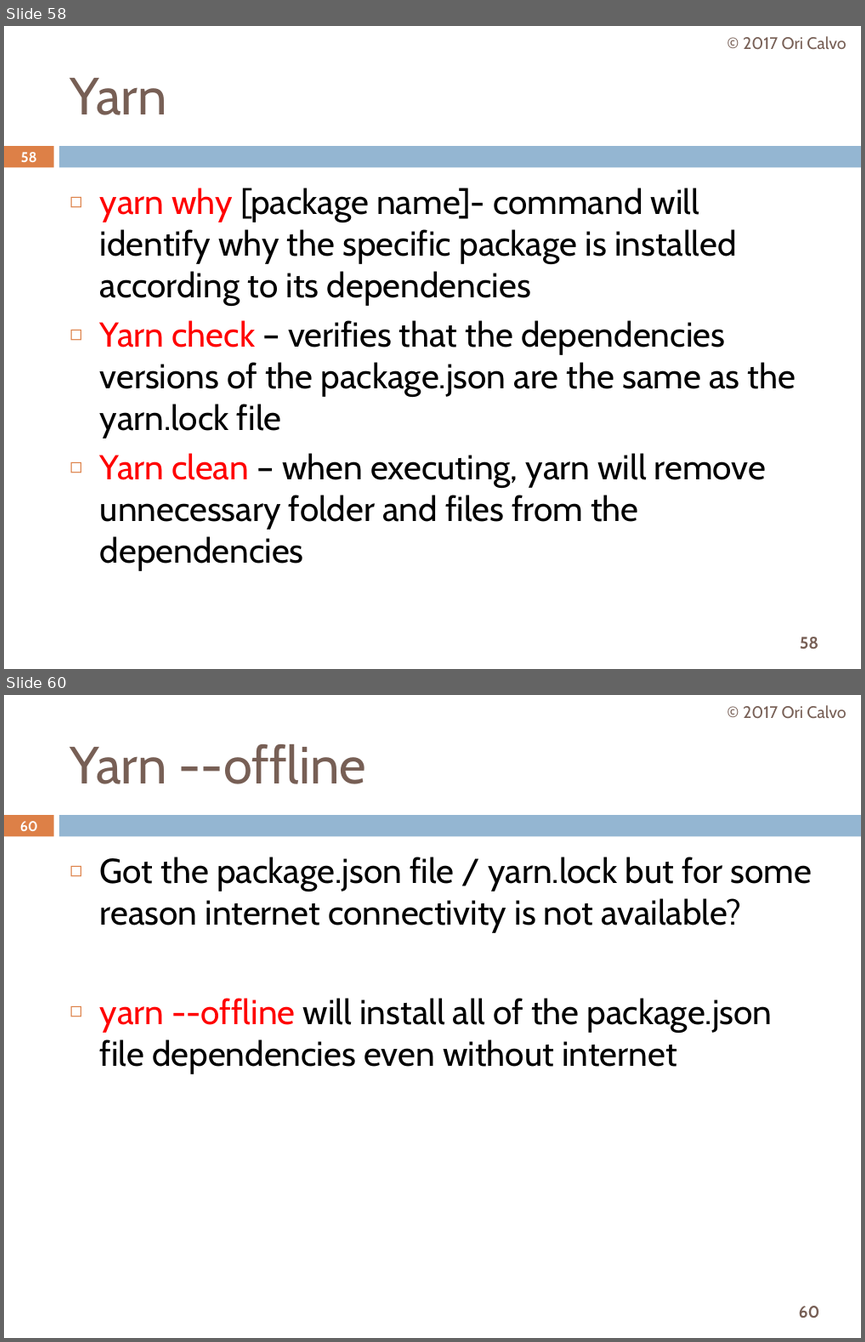
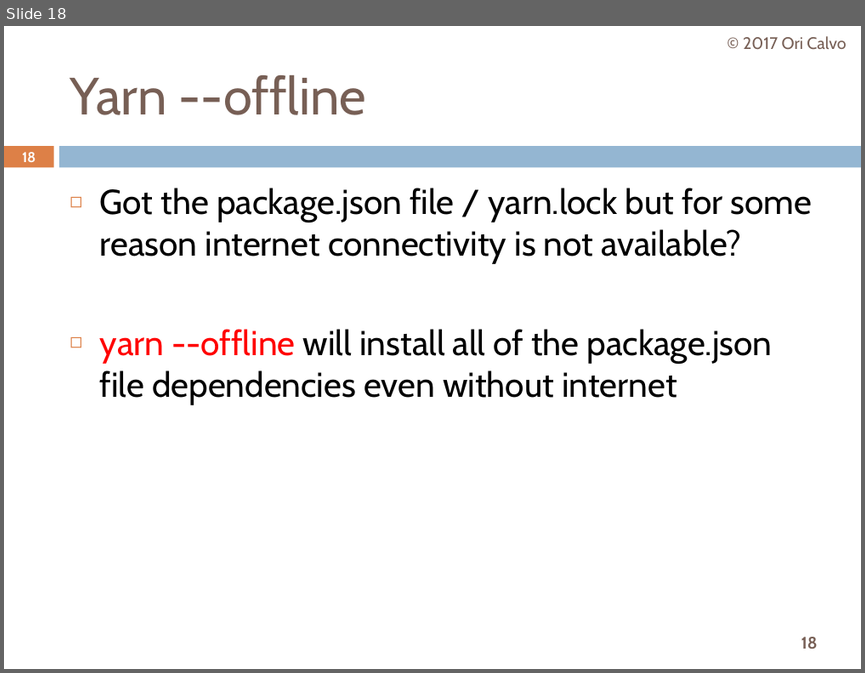
Before and after one commit to oricalvo/course-angular, a slide deck: PPTs/01 Build & Setup.pptx. Shown one above the other, each under a label of ours: slides 58 and 60 before the commit, slide 18 after it; the slides between them are not shown. The pictures are 865x1342 and 865x673 pixels, drawn with LibreOffice and Linux fonts; fonts in the diff are those of the drawing. Boxes give left, top, right and bottom in pixels: in the first picture for what was removed or moved away, otherwise in the second. Text is boxed around its words. In the diff, an @@ line names an element or a change of style, - is before the commit and + after.

```diff
--- a/PPTs/01 Build & Setup.pptx
+++ b/PPTs/01 Build & Setup.pptx
@@ slide 58 removed at [4, 26, 861, 669], background #FFFFFF; not listed: 3 template elements that a slide beside it also shows @@
@@ text removed at [743, 36, 846, 50] @@
-© 2017 Ori Calvo
@@ title removed at [69, 78, 167, 115] @@
-Yarn
@@ page number removed at [21, 152, 37, 162] @@
-58
@@ text removed at [100, 188, 795, 570] @@
-◻ yarn why [package name]- command will identify why the specific package is installed according to its dependencies
-◻ Yarn check – verifies that the dependencies versions of the package.json are the same as the yarn.lock file
-◻ Yarn clean – when executing, yarn will remove unnecessary folder and files from the dependencies
@@ what was slide 60 is now slide 18 @@
@@ page number at [22, 152, 35, 162]: text changed @@
-60
+18
@@ page number at [801, 636, 817, 649]: text changed @@
-60
+18
```
Also in this commit, not shown: 17 slides changed, 4 slides added, 11 other slides removed, 17 other files.
